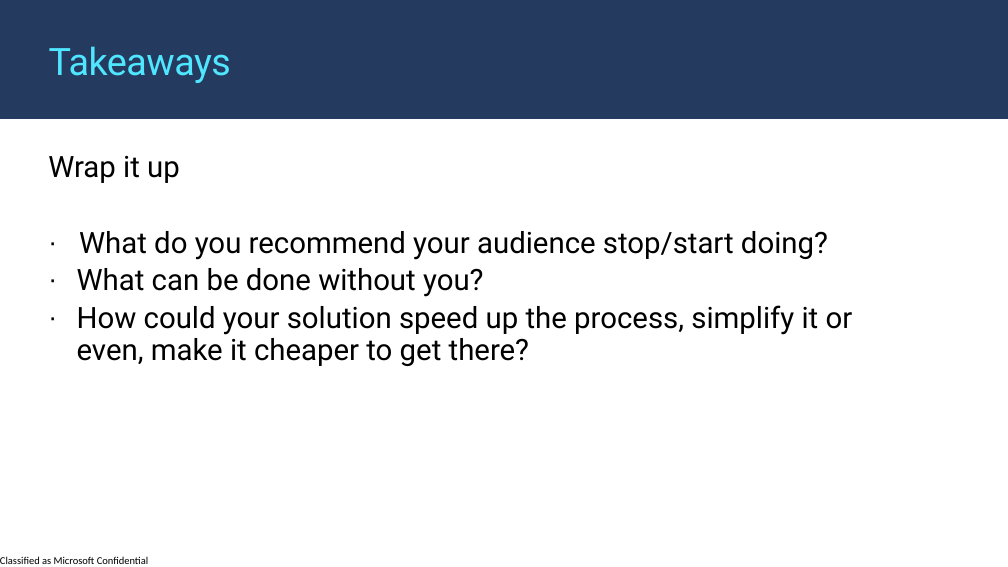
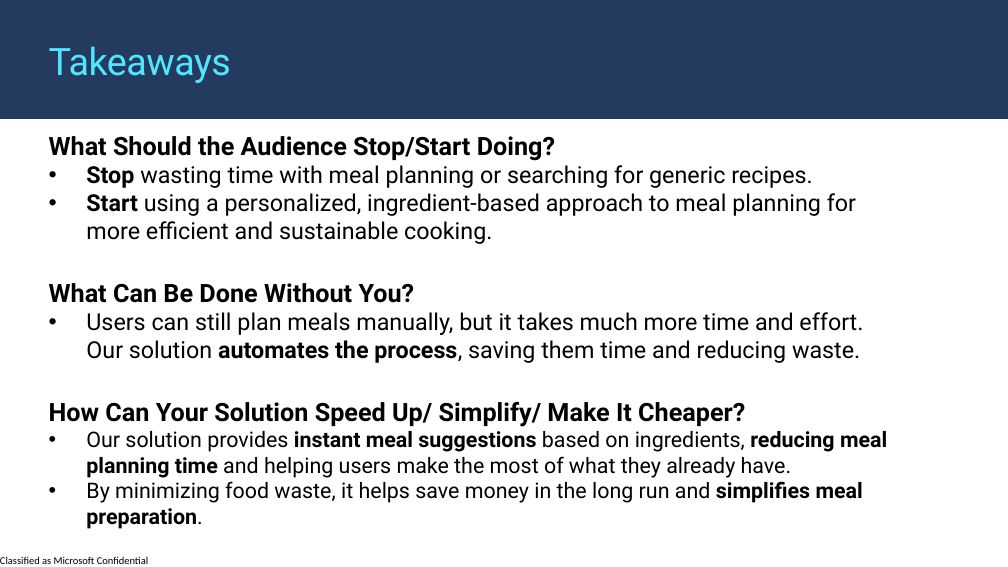
Before and after one commit to Nouran246/Personalized-Recipe-Recommender, a slide deck: slide 9 of Pitch Deck_Template.pptx (slide 7 before the commit). Drawn at 1008x567 pixels with LibreOffice and Linux fonts; fonts in the diff are those of the drawing; background and template pictures are left out. Boxes give left, top, right and bottom in pixels: in the first picture for what was removed or moved away, otherwise in the second. Text is boxed around its words. In the diff, an @@ line names an element or a change of style, - is before the commit and + after.

```diff
--- a/Pitch Deck_Template.pptx
+++ b/Pitch Deck_Template.pptx
@@ text at (49, 136, 887, 529): text changed; size 28 to 22.2 pt @@
-Wrap it up
-· What do you recommend your audience stop/start doing?
-· What can be done without you?
-· How could your solution speed up the process, simplify it or even, make it cheaper to get there?
+What Should the Audience Stop/Start Doing?
+• Stop wasting time with meal planning or searching for generic recipes.
+• Start using a personalized, ingredient-based approach to meal planning for more efficient and sustainable cooking.
+What Can Be Done Without You?
+• Users can still plan meals manually, but it takes much more time and effort. Our solution automates the process, saving them time and reducing waste.
+How Can Your Solution Speed Up/ Simplify/ Make It Cheaper?
+• Our solution provides instant meal suggestions based on ingredients, reducing meal planning time and helping users make the most of what they already have.
+• By minimizing food waste, it helps save money in the long run and simplifies meal preparation.
```
Also in this commit, not shown: 1 other slide changed, 4 slides added, 2 slides removed.
